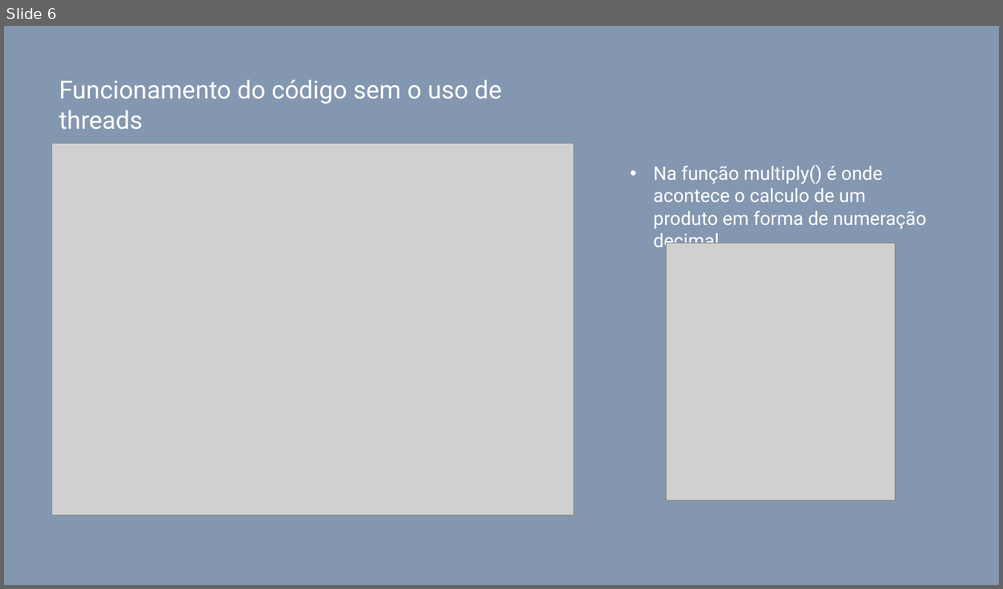
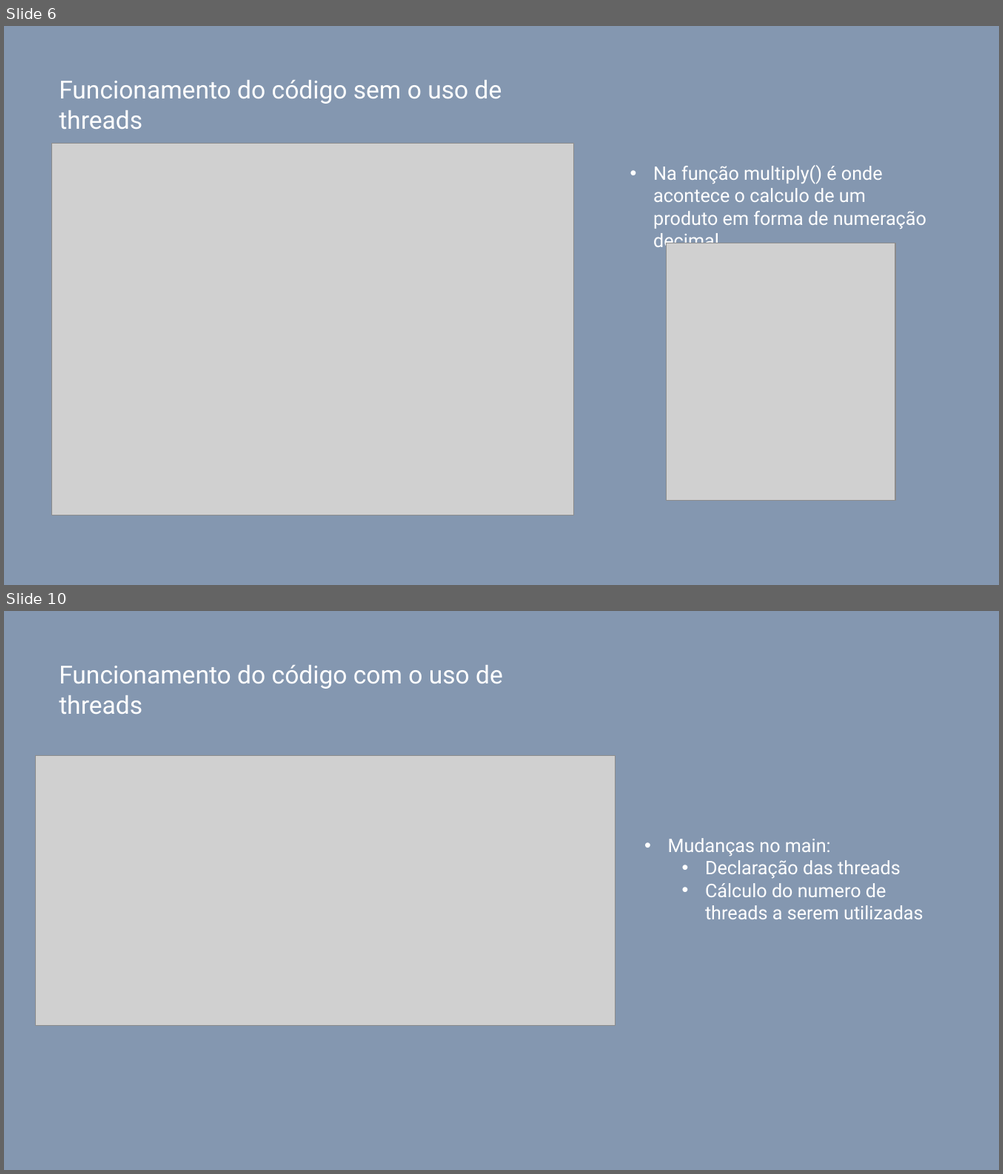
Before and after one commit to llBessa/LucasRafael_ws_OS_RR_2021, a slide deck: Apresentação/Fatorial.pptx. Shown one above the other, each under a label of ours: slide 6 before the commit, slides 6 and 10 after it; the slides between them are not shown. The pictures are 1003x589 and 1003x1174 pixels, drawn with LibreOffice and Linux fonts; fonts in the diff are those of the drawing; grey boxes stand for pictures. Boxes give left, top, right and bottom in pixels: in the first picture for what was removed or moved away, otherwise in the second. Text is boxed around its words. In the diff, an @@ line names an element or a change of style, - is before the commit and + after.

```diff
--- a/Apresentação/Fatorial.pptx
+++ b/Apresentação/Fatorial.pptx
@@ slide 10 added at bbox=[4, 611, 999, 1170], background #8497B0 @@
@@ text added at bbox=[59, 665, 503, 714], 24 pt, text #FFFFFF @@
+Funcionamento do código com o uso de threads
@@ picture added at bbox=[35, 756, 616, 1026] @@
@@ text added at bbox=[668, 838, 923, 920], 18 pt, text #FFFFFF @@
+  • Mudanças no main:
+    • Declaração das threads
+    • Cálculo do numero de threads a serem utilizadas
```
Also in this commit, not shown: 2 slides changed, 4 other slides added, 1 slide removed, 1 other file.
